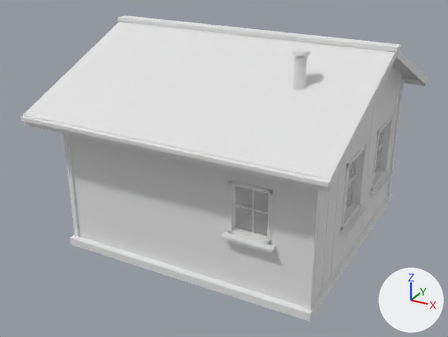
The glTF model assets/buildings/BLD_QD_Office.glb, before and after one commit.
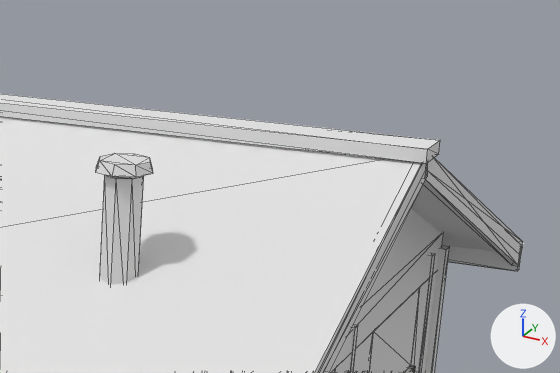
Each version is shown whole from a camera (50 mm lens) standing at (5.48, -10.81, 6.56) and looking at (-0.2, -0.47, 1.39), then close up on the part from 58% to 98% of the width and 0% to 35% of the height. The axes (+X, +Y, +Z) are drawn at lower right. The lights are the same throughout. The first two pictures are the older version. The close-ups show mesh edges as thin lines. Where no turn or scale is listed for an object, it has been applied to the vertices. Vertices at exactly the same position are counted once.

Objects in the first close-up: 'Shell_Roof', 'Shell_Roof2', 'Shell_Siding', 'Shell_Trim'.
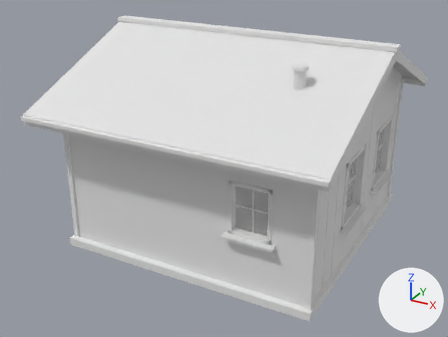
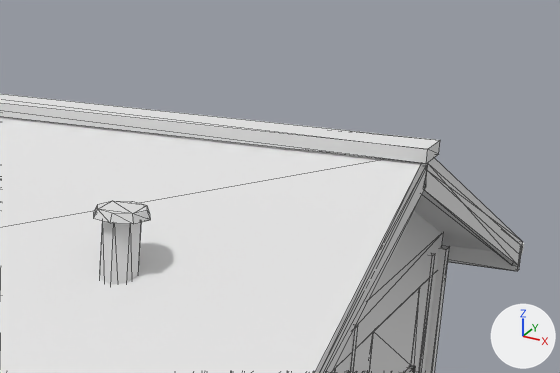
What differs and where, as boxes (x1, y1, x2, y2) in the close-ups (560 x 373 px; the box of a moved part takes in the faces that stretch with it):
'Shell_Roof2', reshaped: before (96, 153, 153, 285); after (94, 201, 150, 285)
part 1 of me_shell_roof2, moved or reshaped: before (100, 175, 144, 285); after (100, 221, 141, 285)
part 2 of me_shell_roof2, moved or reshaped: before (96, 153, 153, 177); after (94, 201, 150, 224)
part 3 of me_shell_trim, moved or reshaped: before (317, 158, 523, 373); after (319, 164, 523, 373)

Edits to the bpy script that builds the scene:
```text
Change me_shell_roof2:
    used by ob_shell_roof2; location = (0.0, 0.0, 0.0)
    remove me_shell_roof2.from_pydata(...)  # 32 vertices, 56 faces; spans x 1.54..1.86, y -1.46..-1.14, z 3.45..4.23
    add me_shell_roof2.from_pydata(...)  # 32 vertices, 56 faces; spans x 1.54..1.86, y -1.46..-1.14, z 3.15..3.975
    me_shell_roof2 part 1: the loose piece of 16 vertices spanning x 1.59..1.81, y -1.41..-1.19, z 3.45..4.15 is scaled about its middle by (1, 1, 1.14), then moved by (0.0, 0.0, -0.25)
    me_shell_roof2 part 2: the loose piece of 16 vertices spanning x 1.54..1.86, y -1.46..-1.14, z 4.17..4.23 is scaled about its middle by (1, 1, 0.833), then moved by (0.0, 0.0, -0.25)
Change me_shell_trim:
    where me_shell_trim.from_pydata(...)  # 584 vertices, 960 faces; spans x -2.98..2.98, y -3.11..3.11, z 0.15..4.19
    used by ob_shell_trim; location = (0.0, 0.0, 0.0)
    before: 564 (2.9, -0.03, 4.01), 565 (2.96, -0.03, 4.01) at pixel (424, 178), 566 (2.96, 0.03, 4.13), 567 (2.9, 0.03, 4.13), 572 (2.9, -0.03, 4.13)
    before: 573 (2.96, -0.03, 4.13), 574 (2.96, 0.03, 4.01) at pixel (427, 176), 575 (2.9, 0.03, 4.01)
    me_shell_trim part 3
    add for i in [*range(564, 568), *range(572, 576)]: me_shell_trim.vertices[i].co += Vector((0.0, 0.0, -0.06))
```
